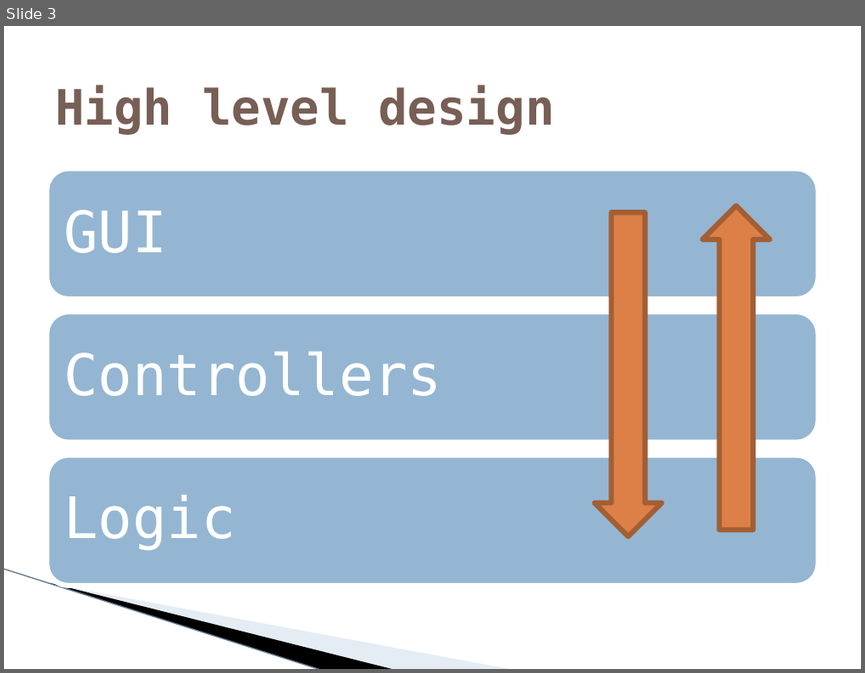
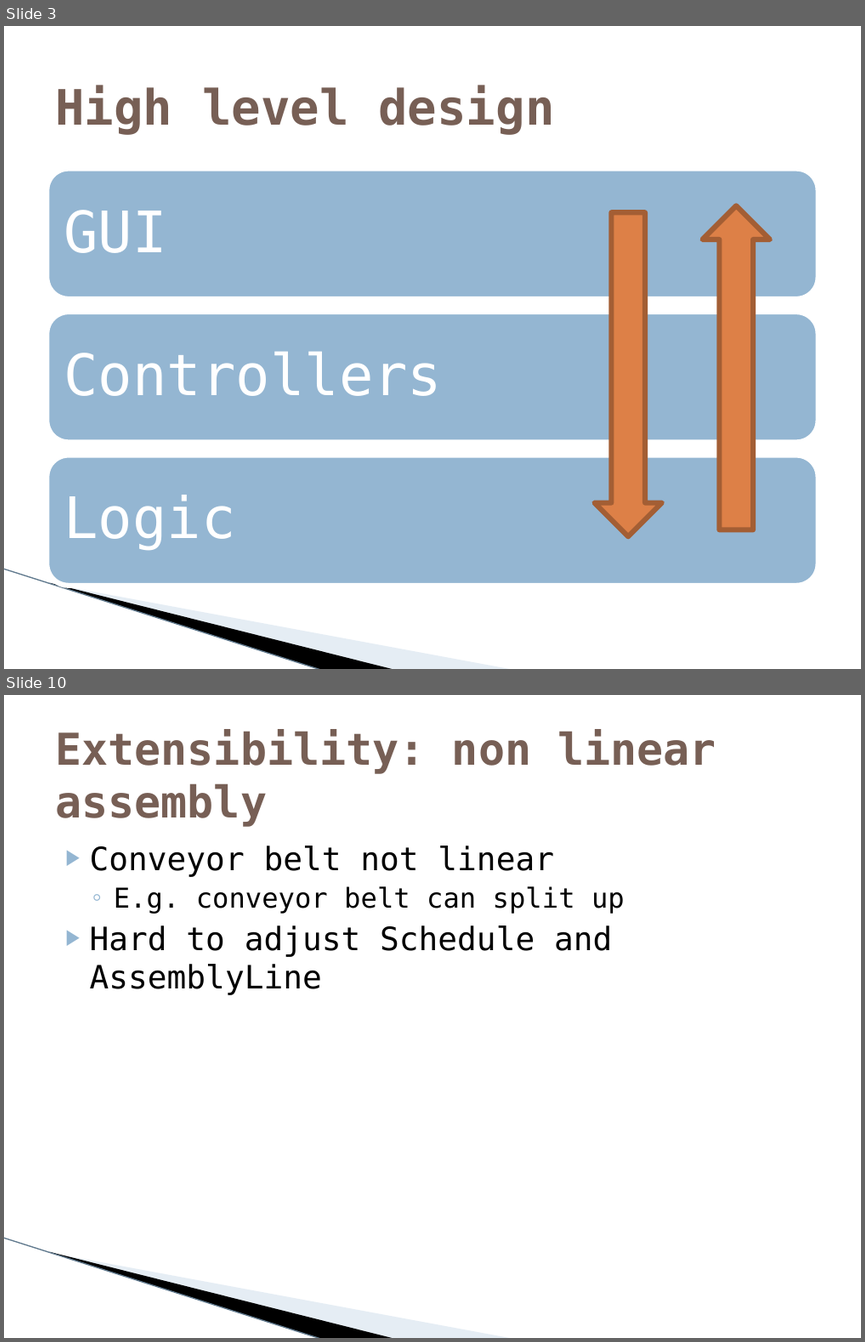
Before and after one commit to MichielAriens/assemassist12, a slide deck: Software Design.pptx. Shown one above the other, each under a label of ours: slide 3 before the commit, slides 3 and 10 after it; the slides between them are not shown. The pictures are 865x673 and 865x1342 pixels, drawn with LibreOffice and Linux fonts; fonts in the diff are those of the drawing; background and template pictures are left out. Boxes give left, top, right and bottom in pixels: in the first picture for what was removed or moved away, otherwise in the second. Text is boxed around its words. In the diff, an @@ line names an element or a change of style, - is before the commit and + after.

```diff
--- a/Software Design.pptx
+++ b/Software Design.pptx
@@ slide 10 added at bbox=[4, 695, 861, 1338], background #FFFFFF; not listed: 3 template elements that a slide beside it also shows @@
@@ title added at bbox=[55, 730, 716, 827], 36.9 pt, text #775F55, bold @@
+Extensibility: non linear assembly
@@ text added at bbox=[90, 845, 624, 995], 27 pt, text #000000 @@
+▶ Conveyor belt not linear
+  ◦ E.g. conveyor belt can split up
+▶ Hard to adjust Schedule and AssemblyLine
```
Also in this commit, not shown: 7 other slides added, 1 slide removed.
